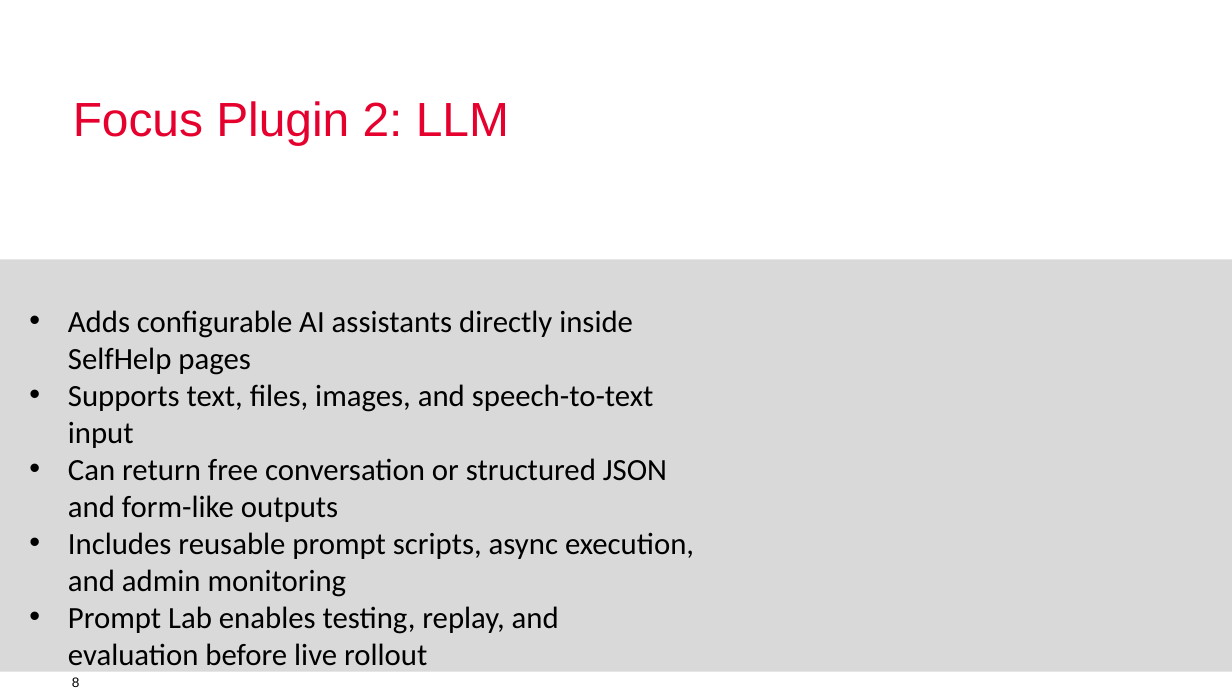
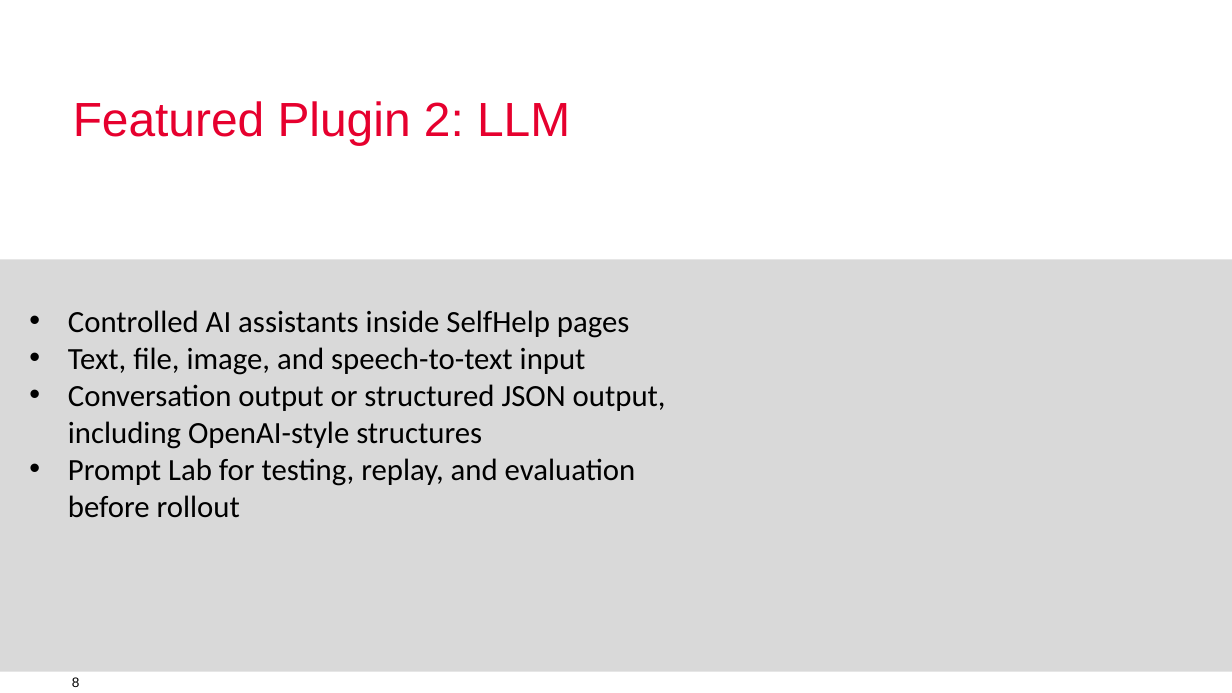
Before and after one commit to humdek-unibe-ch/sh-docs-presentations, a slide deck: slide 8 of SelfHelp-2026.pptx. Drawn at 1232x693 pixels with LibreOffice and Linux fonts; fonts in the diff are those of the drawing; background and template pictures are left out. Boxes give left, top, right and bottom in pixels: in the first picture for what was removed or moved away, otherwise in the second. Text is boxed around its words. In the diff, an @@ line names an element or a change of style, - is before the commit and + after.

```diff
--- a/SelfHelp-2026.pptx
+++ b/SelfHelp-2026.pptx
@@ title at <box>73,101,570,145</box>: text changed @@
-Focus Plugin 2: LLM
+Featured Plugin 2: LLM
@@ text at <box>68,310,666,518</box>: text changed @@
-• Adds configurable AI assistants directly inside SelfHelp pages
-• Supports text, files, images, and speech-to-text input
-• Can return free conversation or structured JSON and form-like outputs
-• Includes reusable prompt scripts, async execution, and admin monitoring
-• Prompt Lab enables testing, replay, and evaluation before live rollout
+• Controlled AI assistants inside SelfHelp pages
+• Text, file, image, and speech-to-text input
+• Conversation output or structured JSON output, including OpenAI-style structures
+• Prompt Lab for testing, replay, and evaluation before rollout
```
Also in this commit, not shown: 10 other slides changed, 2 slides removed, 2 other files.
